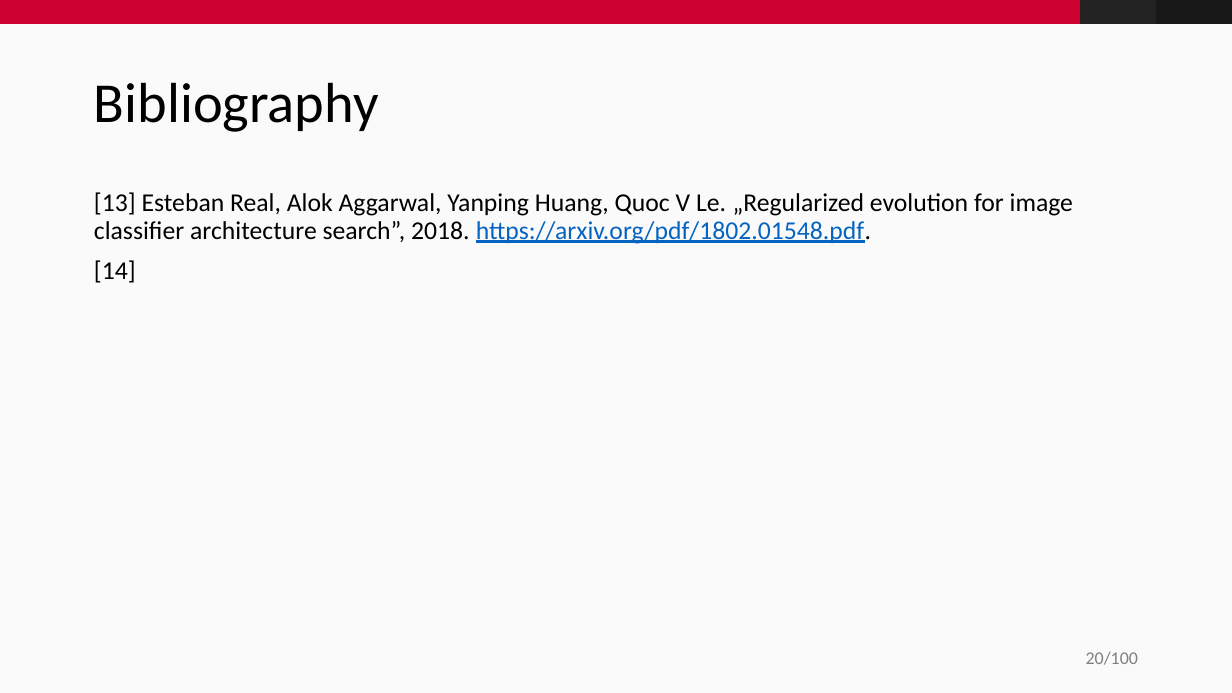
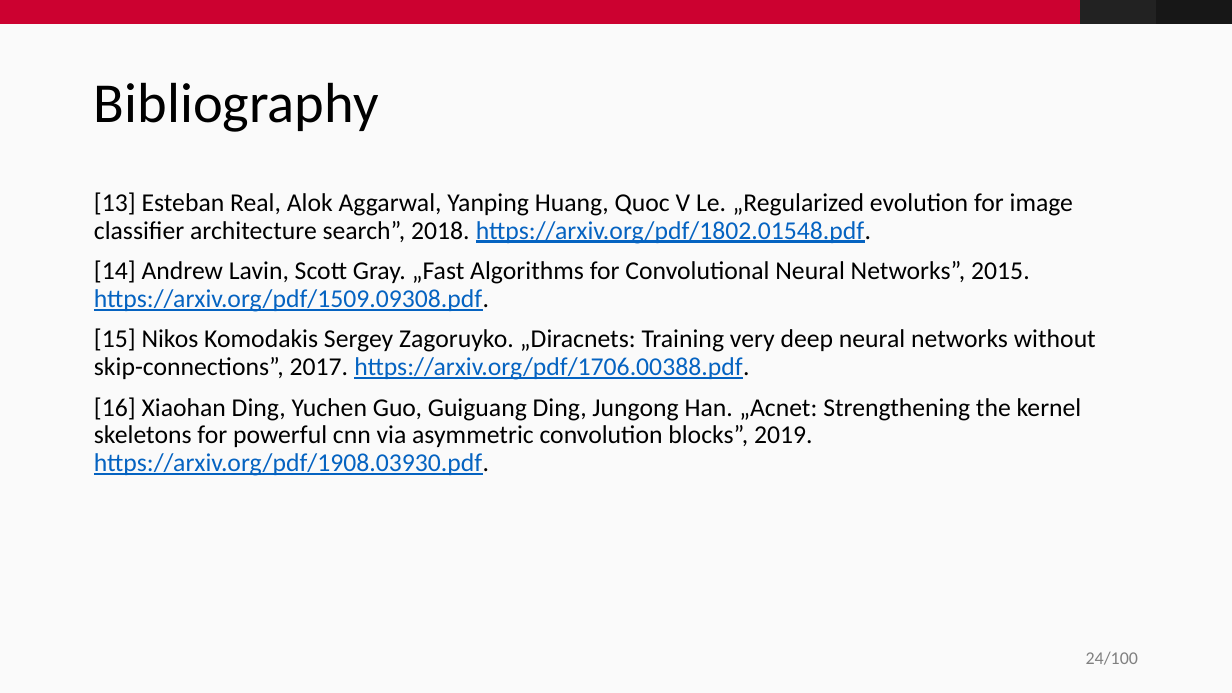
Before and after one commit to fidsusj/CVDL-Seminar, a slide deck: slide 24 of presentation/presentation.pptx (slide 20 before the commit). Drawn at 1232x693 pixels with LibreOffice and Linux fonts; fonts in the diff are those of the drawing; background and template pictures are left out. Boxes give left, top, right and bottom in pixels: in the first picture for what was removed or moved away, otherwise in the second. Text is boxed around its words. In the diff, an @@ line names an element or a change of style, - is before the commit and + after.

```diff
--- a/presentation/presentation.pptx
+++ b/presentation/presentation.pptx
@@ text at [94, 260, 1096, 476]: text changed @@
-[14]
+[14] Andrew Lavin, Scott Gray. „Fast Algorithms for Convolutional Neural Networks”, 2015. https://arxiv.org/pdf/1509.09308.pdf.
+[15] Nikos Komodakis Sergey Zagoruyko. „Diracnets: Training very deep neural networks without skip-connections”, 2017. https://arxiv.org/pdf/1706.00388.pdf.
+[16] Xiaohan Ding, Yuchen Guo, Guiguang Ding, Jungong Han. „Acnet: Strengthening the kernel skeletons for powerful cnn via asymmetric convolution blocks”, 2019. https://arxiv.org/pdf/1908.03930.pdf.
@@ page number at [1086, 652, 1138, 665]: text changed @@
-20/100
+24/100
```
Also in this commit, not shown: 2 other slides changed, 5 slides added, 1 slide removed.
